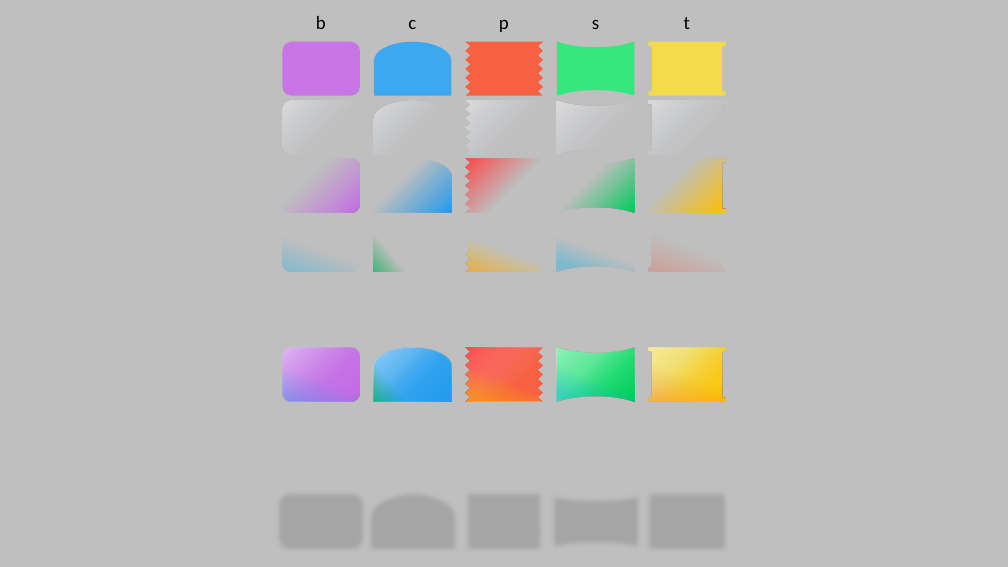
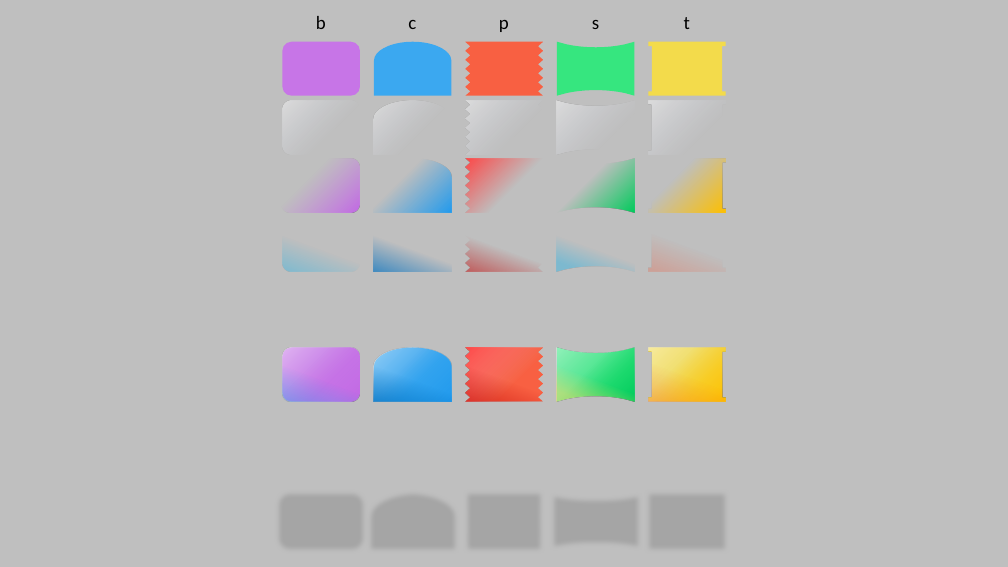
Before and after one commit to histopen/assets, a slide deck: slide 1 of Icons_UI/bcpst.pptx. Drawn at 1008x567 pixels with LibreOffice and Linux fonts; fonts in the diff are those of the drawing. Boxes give left, top, right and bottom in pixels: in the first picture for what was removed or moved away, otherwise in the second. Text is boxed around its words. In the diff, an @@ line names an element or a change of style, - is before the commit and + after.

```diff
--- a/Icons_UI/bcpst.pptx
+++ b/Icons_UI/bcpst.pptx
@@ freeform shape at <box>374,217,451,271</box>: fill gradient #00B050 to gradient #0070C0 @@
@@ freeform shape at <box>465,217,543,271</box>: fill gradient #FFC000 to #FBA305 to gradient #C00000 @@
@@ freeform shape at <box>374,348,451,402</box>: fill gradient #00B050 to gradient #0070C0 @@
@@ freeform shape at <box>465,347,543,401</box>: fill gradient #FFC000 to #FBA305 to gradient #C00000 @@
@@ freeform shape at <box>557,348,634,402</box>: fill gradient #00B0F0 to gradient #FFD966 @@
```
Also in this commit, not shown: 3 other files.
